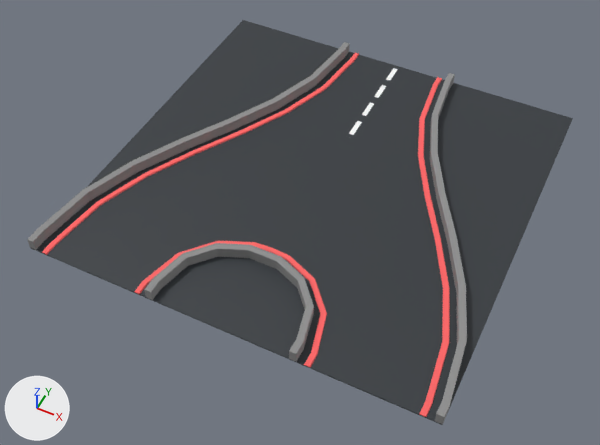
One commit to the glTF model models/standard-map/kartkids_base_trk_140_jct_ysplit_3x3.gltf: the scene before it, then after it.
Camera for both pictures: a 50 mm camera at (18.1, -39.7, 43.9) aimed at (-0.2, -3.1, -1.9). Arrows for +X, +Y and +Z are at lower left; the lights stay in place. The first picture is the older version. Vertices at exactly the same position are counted once.

The first picture shows 'kartkids_base_trk_010_rd_straight_1x1.044', 'kartkids_base_trk_020_trn_90_l_1x1.039', 'kartkids_base_trk_020_trn_90_l_1x1.040', 'kartkids_base_trk_020_trn_90_l_1x1.043', 'kartkids_base_trk_020_trn_90_l_1x1.044'.
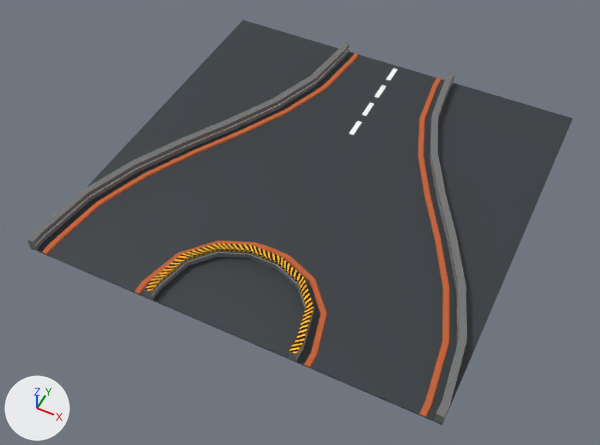
Location of each change, [x1, y1, x2, y2] in pixels of the pictures (600 x 445 px):
'kartkids_base_trk_020_trn_90_l_1x1.040', surface changed, recoloured: [27, 42, 467, 424] in both
'kartkids_base_trk_020_trn_90_l_1x1.039', surface changed: [42, 52, 450, 417] in both
'kartkids_base_trk_020_trn_90_l_1x1.043', surface changed: [144, 243, 314, 362] in both
'kartkids_base_trk_020_trn_90_l_1x1.044', surface changed: [134, 241, 327, 367] in both
part 2 of me_cube_040, reshaped: [144, 249, 314, 362] in both
part 3 of me_cube_040, recoloured: [145, 243, 314, 354] in both

Edits to the bpy script that builds the scene:
```text
Add img_trim_basecolor:
    img_trim_basecolor = load_image('TRIM_BaseColor', 'textures/TRIM_BaseColor.png', 4096, 4096, 'sRGB')
Add img_trim_emissive:
    img_trim_emissive = load_image('TRIM_Emissive', 'textures/TRIM_Emissive.png', 4096, 4096, 'sRGB')
Add img_trim_occlusionroughnessmetallic_trim_occlusionroughnessmetallic_png:
    img_trim_occlusionroughnessmetallic_trim_occlusionroughnessmetallic_png = load_image('TRIM_OcclusionRoughnessMetallic-TRIM_OcclusionRoughnessMetallic.png', 'textures/TRIM_OcclusionRoughnessMetallic-TRIM_OcclusionRoughnessMetallic.png.png', 4096, 4096, 'Non-Color')
Change mat_rubber:
    remove # nodes: BsdfPrincipled, OutputMaterial
    remove # colours: red #ff6a6a
    nodes: BsdfPrincipled, OutputMaterial, SeparateColor, TexImage x3
    uses the picture img_trim_basecolor
    uses the picture img_trim_emissive
    uses the picture img_trim_occlusionroughnessmetallic_trim_occlusionroughnessmetallic_png
Change me_cube_038:
    where me_cube_038.from_pydata(...)  # 80 vertices, 116 faces; spans x -14.0..14.0, y -15.0..15.0, z 0.1..0.2
    used by ob_kartkids_base_trk_020_trn_90_l_1x1_039; location = (0.0, 0.0, 0.0)
    me_cube_038 part 1: texture (UV) coordinates of 116 of 116 faces, centred in x -14.0..14.0, y -15.0..15.0, z 0.1..0.2, changed; they spanned u 0.38..0.75, v 0.38..0.88 and now span u -11.15..1.0, v 0.78..1.0
Change me_cube_037:
    where me_cube_037.from_pydata(...)  # 80 vertices, 116 faces; spans x -15.0..15.0, y -15.0..15.0, z 0.1..0.9
    remove me_cube_037.materials.append(mat_concrete)  # grey #909090
    add me_cube_037.materials.append(mat_rubber)
Change me_cube_040:
    used by ob_kartkids_base_trk_020_trn_90_l_1x1_043; location = (0.0, 0.0, 0.0)
    remove me_cube_040.from_pydata(...)  # 40 vertices, 58 faces; spans x -5.5..5.5, y -15.0..-8.61, z 0.08..0.93
    add me_cube_040.from_pydata(...)  # 60 vertices, 98 faces; spans x -5.5..5.5, y -15.0..-8.61, z 0.08..0.93
    me_cube_040 part 2
    40 faces are deleted
    20 new vertices lie (0.0, 0.0, -0.21) away from vertices in x -5.5..5.5, y -15.0..-8.61, z 0.93
    80 new faces join them
    me_cube_040 part 3: 18 faces spanning x -5.5..5.5, y -15.0..-8.61, z 0.93 switch from mat_concrete (grey #909090) to mat_rubber
Change me_cube_039:
    where me_cube_039.from_pydata(...)  # 44 vertices, 64 faces; spans x -6.45..6.45, y -15.0..-7.6, z 0.09..0.19
    used by ob_kartkids_base_trk_020_trn_90_l_1x1_044; location = (0.0, 0.0, 0.0)
    me_cube_039 part 4: texture (UV) coordinates of 64 of 64 faces, centred in x -6.43..6.44, y -15.0..-7.65, z 0.12..0.19, changed; they spanned u 0.38..0.75, v 0.38..0.88 and now span u 0.0..2.94, v 0.75..1.0
```
